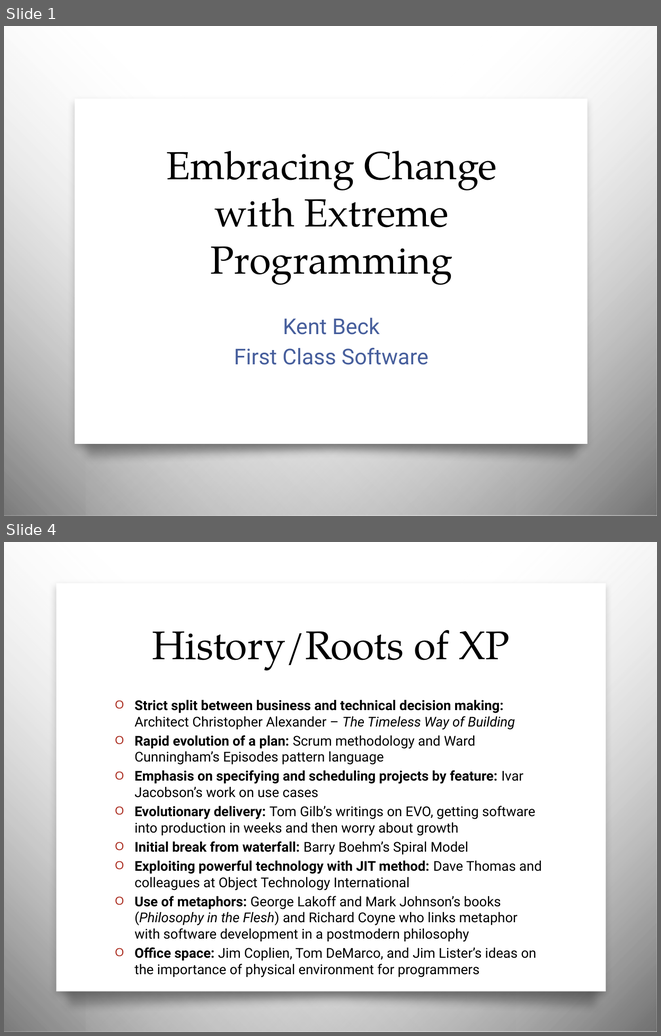
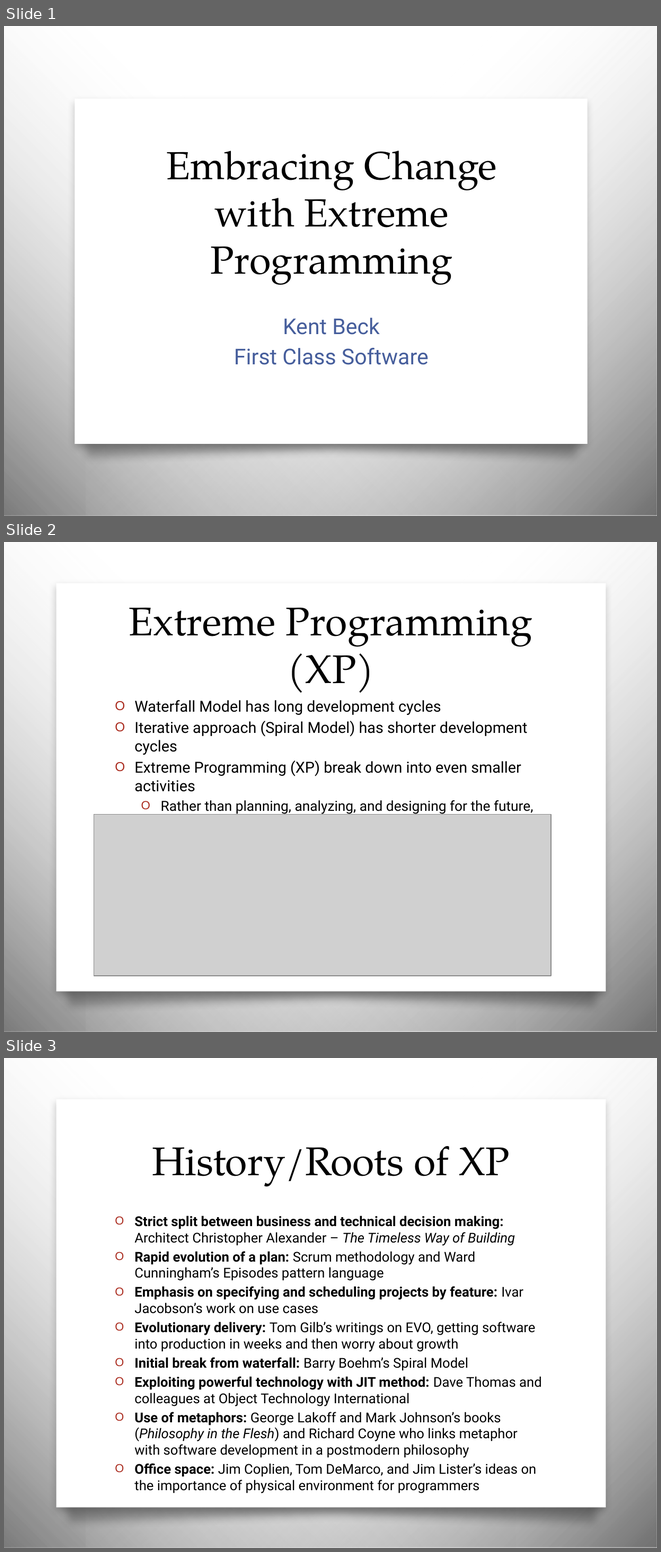
Before and after one commit to msnyde8/COSC617, a slide deck: Readings/Embracing Change with Extreme Programming - MJS.pptx. Shown one above the other, each under a label of ours: slides 1 and 4 before the commit, slides 1, 2 and 3 after it; the slides between them are not shown. The pictures are 661x1036 and 661x1552 pixels, drawn with LibreOffice and Linux fonts; fonts in the diff are those of the drawing; grey boxes stand for pictures; background and template pictures are left out. Boxes give left, top, right and bottom in pixels: in the first picture for what was removed or moved away, otherwise in the second. Text is boxed around its words. In the diff, an @@ line names an element or a change of style, - is before the commit and + after.

```diff
--- a/Readings/Embracing Change with Extreme Programming - MJS.pptx
+++ b/Readings/Embracing Change with Extreme Programming - MJS.pptx
@@ slide 2 added at box(4, 542, 657, 1032), background picture (left out); not listed: 4 template elements that a slide beside it also shows @@
@@ title added at box(129, 607, 533, 693), 44 pt, text #000000 @@
+Extreme Programming (XP)
@@ text added at box(134, 700, 533, 832), 16.8 pt, text #000000 @@
+O Waterfall Model has long development cycles
+O Iterative approach (Spiral Model) has shorter development cycles
+O Extreme Programming (XP) break down into even smaller activities
+  O Rather than planning, analyzing, and designing for the future, do all these tasks in small amounts throughout software development
@@ picture added at box(94, 814, 551, 976) @@
@@ what was slide 4 is now slide 3 @@
```
Also in this commit, not shown: 10 slides changed, 1 other slide added, 5 slides removed, 2 other files.
